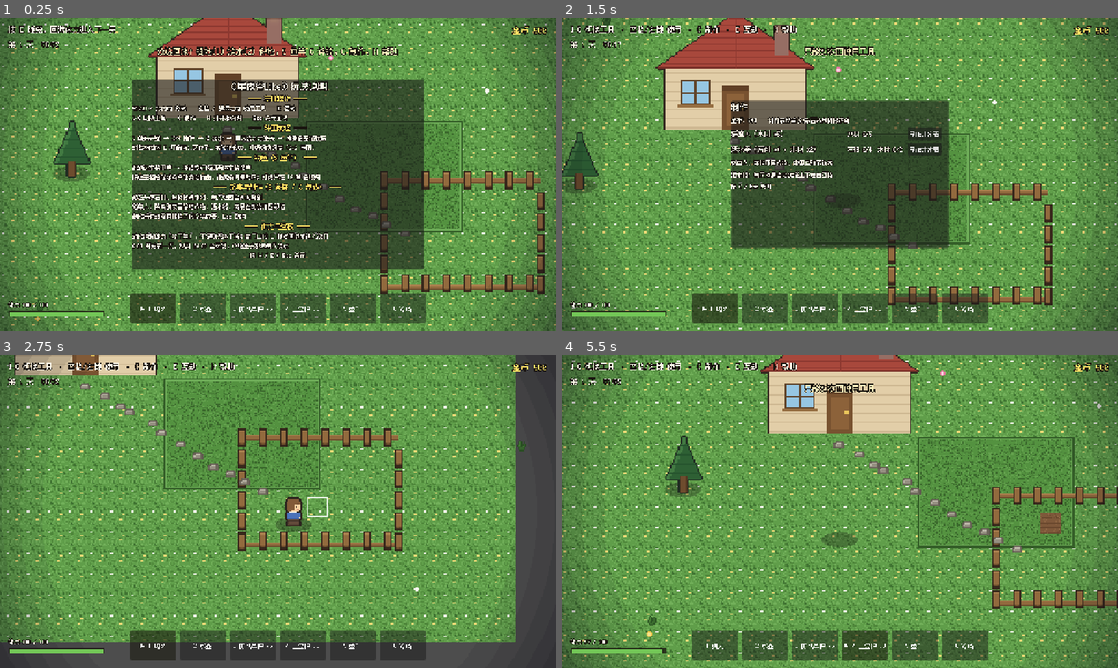
Above: before the commit, frames 1-4 (two rows, left to right).
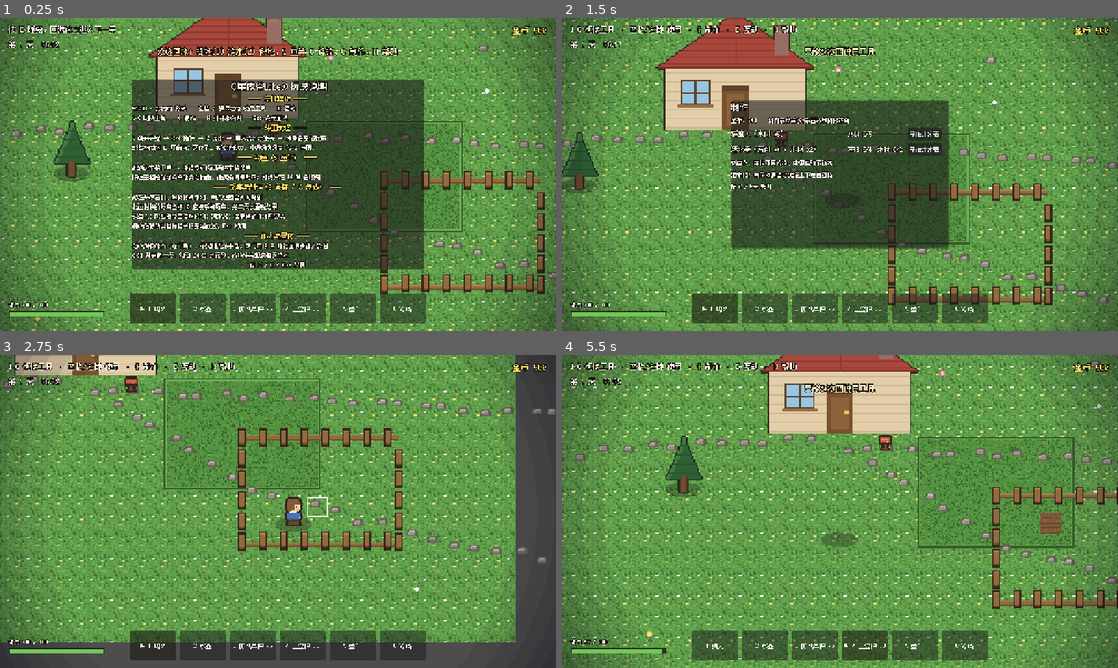
Above: after the commit, the same moments.

Repository: 192aaa/stardew-like
Game: Godot game, scene res://scenes/main.tscn
Same seed, same stepped clock (60 frames per second), same inputs: the game is played once before the commit and once after it.
Inputs (mouse positions are in pixels of both pictures, inside the frame that each line leads up to):
- Up to frame 1 (0.25 s): no input
- Up to frame 2 (1.5 s): move the mouse to (962, 158) at 0.52 s; hold D (move_right) 0.53-1.28 s; hold E (interact) 0.53-1.28 s; click (962, 158) at 0.67 s; move the mouse to (728, 190) at 1.27 s; hold S (move_down) from 1.28 s (still down); tap C (craft) at 1.35 s
- Up to frame 3 (2.75 s): tap E (interact) at 1.55 s; move the mouse to (333, 442) at 2.02 s; release S (move_down) at 2.03 s; hold D (move_right) from 2.03 s (still down); hold E (interact) from 2.03 s (still down)
- Up to frame 4 (5.5 s): move the mouse to (812, 574) at 2.77 s; release D (move_right) at 2.78 s; release E (interact) at 2.78 s; hold W (move_up) 2.78-3.53 s; tap 1 (tool_1) at 2.85 s; click (812, 574) at 2.92 s; tap E (interact) every 0.75 s from 3.05 to 5.3 s; move the mouse to (1006, 558) at 3.52 s; hold 2 (tool_2) 3.53-4.28 s; hold A (move_left) 3.53-5.03 s; tap H (help) at 4.15 s; move the mouse to (673, 464) at 4.27 s; tap 3 (tool_3) at 4.35 s; move the mouse to (867, 511) at 5.02 s; hold S (move_down) from 5.03 s (still down); hold 4 (tool_4) from 5.03 s (still down); click (867, 511) at 5.17 s

The runs differ from the first frame. In frame 1, 16% of the frame differs, in the area x 0-100%, y 0-100%; in frame 2, 16%; in frame 3, 17%; in frame 4, 18%.

Commit message:
扩充地图并新增内容：森林树墙边界、水井、信箱、花田、小路网、野莓采摘

Diff:
--- a/scenes/main.tscn
+++ b/scenes/main.tscn
@@ -21,10 +21,10 @@
 
 [node name="Ground" type="Sprite2D" parent="."]
 texture_repeat = 2
-position = Vector2(-1500, -1000)
+position = Vector2(-1900, -1300)
 texture = ExtResource("5")
 region_enabled = true
-region_rect = Rect2(0, 0, 3000, 2000)
+region_rect = Rect2(0, 0, 3800, 2600)
 
 [node name="Patch1" type="Sprite2D" parent="."]
 position = Vector2(-420, -320)
--- a/scenes/player.tscn
+++ b/scenes/player.tscn
@@ -28,5 +28,9 @@
 
 [node name="Camera" type="Camera2D" parent="."]
 zoom = Vector2(1.5, 1.5)
+limit_left = -1900
+limit_top = -1300
+limit_right = 1900
+limit_bottom = 1300
 position_smoothing_enabled = true
 position_smoothing_speed = 8.0
--- a/scripts/decor.gd
+++ b/scripts/decor.gd
@@ -20,6 +20,11 @@
 const TEX_GLOW := preload("res://assets/glow.png")
 const TEX_GLOW_S := preload("res://assets/glow_small.png")
 const TEX_POND_EDGE := preload("res://assets/pond_edge.png")
+const TEX_WELL := preload("res://assets/well.png")
+const TEX_MAILBOX := preload("res://assets/mailbox.png")
+const TEX_LOG := preload("res://assets/log.png")
+const TEX_STUMP := preload("res://assets/stump.png")
+const TEX_MUSHROOM := preload("res://assets/mushroom.png")
 
 const WATER_FRAMES := [
 	preload("res://assets/water0.png"), preload("res://assets/water1.png"),
@@ -32,6 +37,21 @@
 const SHOP_POS := Vector2(670, -330)
 const POND_RECT := Rect2(560, -60, 240, 160)
 const LAMP_POS := Vector2(524, -374)
+## 扩展区兴趣点：水井 / 信箱 / 花田 / 原木树桩
+const WELL_POS := Vector2(-1300, -320)
+const MAILBOX_POS := Vector2(-590, -396)
+const GARDEN_RECT := Rect2(-1320, 560, 300, 200)
+const LOG_POS := Vector2(-1210, -470)
+const STUMP_POS := Vector2(-1420, -180)
+## 北部野莓丛（Gather 系统负责交互）
+const BUSH_SPOTS := [
+	Vector2(-560, -880), Vector2(-430, -945), Vector2(-295, -865),
+	Vector2(-150, -950), Vector2(-680, -985), Vector2(-30, -830),
+]
+const MUSHROOM_POS := [
+	Vector2(-1090, 320), Vector2(-1180, 760), Vector2(1120, 480),
+	Vector2(1560, -820), Vector2(-1560, -620), Vector2(1340, 900),
+]
 
 const TREES := [
 	Vector2(-1050, -780), Vector2(-900, -350), Vector2(-1000, 400),
@@ -39,6 +59,20 @@
 	Vector2(1050, -750), Vector2(1150, -50), Vector2(900, 350),
 	Vector2(300, 600), Vector2(-1000, 850), Vector2(1200, 800),
 	Vector2(480, -520), Vector2(880, -520),
+	# 扩展区内部树木（北 / 南 / 西 / 东）
+	Vector2(-800, -1120), Vector2(-1250, -1140), Vector2(320, -1150),
+	Vector2(920, -1120), Vector2(-1050, -1080), Vector2(-600, 1120),
+	Vector2(120, 1140), Vector2(820, 1120), Vector2(1420, 1090),
+	Vector2(-1700, 60), Vector2(-1660, 720), Vector2(-1720, -660),
+	Vector2(1700, -240), Vector2(1680, 420),
+]
+
+## 石板小路：门口 → 农田 / 商店 / 水井 / 池塘
+const PATHS := [
+	[Vector2(-660, -395), Vector2(-390, -230)],
+	[Vector2(-636, -388), Vector2(-160, -362), Vector2(420, -348), Vector2(636, -322)],
+	[Vector2(-684, -402), Vector2(-1000, -386), Vector2(-1252, -348)],
+	[Vector2(-390, -230), Vector2(-80, -150), Vector2(300, -90), Vector2(498, -20)],
 ]
 
 const FLOWER_POS := [
@@ -56,7 +90,7 @@
 	Vector2(860, 40), Vector2(620, 140), Vector2(770, 120), Vector2(470, -30),
 ]
 
-var sign_font: SystemFont
+var sign_font: Font
 var _stones: Array[Vector2] = []
 var _wt := 0.0
 var _glow_window: Sprite2D
@@ -65,15 +99,18 @@
 
 
 func _ready() -> void:
-	sign_font = SystemFont.new()
-	sign_font.font_names = PackedStringArray(["Microsoft YaHei", "SimHei", "SimSun"])
+	sign_font = ThemeDB.fallback_font
 	# 小路的石板（固定随机种子，保证每次一致）
 	var rng := RandomNumberGenerator.new()
 	rng.seed = 7
-	for i in 12:
-		var t := i / 11.0
-		_stones.append(Vector2(-660, -395).lerp(Vector2(-390, -230), t)
-				+ Vector2(rng.randf_range(-7, 7), rng.randf_range(-6, 6)))
+	for path in PATHS:
+		for i in path.size() - 1:
+			var a: Vector2 = path[i]
+			var b: Vector2 = path[i + 1]
+			var n := maxi(int(a.distance_to(b) / 34.0), 1)
+			for k in n:
+				_stones.append(a.lerp(b, (k + 0.5) / n)
+						+ Vector2(rng.randf_range(-7, 7), rng.randf_range(-6, 6)))
 	# 树木与投影（橡树 / 松树交替）
 	for i in TREES.size():
 		var p: Vector2 = TREES[i]
@@ -86,7 +123,24 @@
 	for p in LILY_POS:
 		_add_sprite(TEX_LILY, p)
 	_add_sprite(TEX_POND_EDGE, POND_RECT.get_center())
-	# 草丛与石子散布（避开农田/池塘/建筑）
+	# 扩展区：水井 / 信箱 / 原木树桩 / 蘑菇 / 花田花丛
+	_add_sprite(TEX_SHADOW, WELL_POS + Vector2(0, 20))
+	_add_sprite(TEX_WELL, WELL_POS)
+	_add_sprite(TEX_MAILBOX, MAILBOX_POS)
+	_add_sprite(TEX_LOG, LOG_POS)
+	_add_sprite(TEX_STUMP, STUMP_POS)
+	for p in MUSHROOM_POS:
+		_add_sprite(TEX_MUSHROOM, p)
+	for p in BUSH_SPOTS:
+		_add_sprite(TEX_SHADOW, p + Vector2(0, 9))
+	var rng2 := RandomNumberGenerator.new()
+	rng2.seed = 5
+	for i in 14:
+		var fp := Vector2(
+			rng2.randf_range(GARDEN_RECT.position.x + 24, GARDEN_RECT.end.x - 24),
+			rng2.randf_range(GARDEN_RECT.position.y + 24, GARDEN_RECT.end.y - 24))
+		_add_sprite(TEX_FLOWERS, fp, Rect2((i % 4) * 16, 0, 16, 16))
+	# 草丛与石子散布（避开农田/池塘/建筑/新区兴趣点）
 	_scatter_detail()
 	# 夜景：路灯、窗户灯光、萤火虫、炊烟
 	_add_sprite(TEX_LAMP, LAMP_POS)
@@ -98,17 +152,24 @@
 		f.modulate.a = 0.0
 		_fireflies.append(f)
 	_setup_smoke()
-	# 碰撞：房屋、商店、池塘、灯柱、树干、地图边界
+	# 碰撞：房屋、商店、池塘、灯柱、树干、水井、信箱、花田栅栏、地图边界
 	_add_blocker_rect(HOUSE_RECT)
 	_add_blocker_rect(STALL_RECT)
 	_add_blocker_rect(POND_RECT)
 	_add_blocker_circle(LAMP_POS, 6.0)
 	for p in TREES:
 		_add_blocker_circle(p + Vector2(0, 16), 12.0)
-	_add_blocker_rect(Rect2(-1560, -1060, 3120, 60))
-	_add_blocker_rect(Rect2(-1560, 1000, 3120, 60))
-	_add_blocker_rect(Rect2(-1560, -1000, 60, 2060))
-	_add_blocker_rect(Rect2(1500, -1000, 60, 2060))
+	_add_blocker_circle(WELL_POS, 18.0)
+	_add_blocker_circle(MAILBOX_POS, 5.0)
+	_add_blocker_rect(Rect2(GARDEN_RECT.position.x, GARDEN_RECT.position.y + 2, GARDEN_RECT.size.x, 6))
+	_add_blocker_rect(Rect2(GARDEN_RECT.position.x, GARDEN_RECT.end.y - 8, GARDEN_RECT.size.x, 6))
+	_add_blocker_rect(Rect2(GARDEN_RECT.position.x, GARDEN_RECT.position.y, 6, GARDEN_RECT.size.y))
+	_add_blocker_rect(Rect2(GARDEN_RECT.end.x - 6, GARDEN_RECT.position.y, 6, GARDEN_RECT.size.y))
+	# 地图边界（草地 3800x2600，树墙内侧留出通行缓冲）
+	_add_blocker_rect(Rect2(-1960, -1300, 3920, 72))
+	_add_blocker_rect(Rect2(-1960, 1228, 3920, 72))
+	_add_blocker_rect(Rect2(-1900, -1300, 72, 2600))
+	_add_blocker_rect(Rect2(1828, -1300, 72, 2600))
 
 
 func _process(delta: float) -> void:
@@ -133,8 +194,8 @@
 	var rng := RandomNumberGenerator.new()
 	rng.seed = 99
 	var placed := 0
-	while placed < 30:
-		var p := Vector2(rng.randf_range(-1400, 1400), rng.randf_range(-900, 900))
+	while placed < 46:
+		var p := Vector2(rng.randf_range(-1780, 1780), rng.randf_range(-1180, 1180))
 		var blocked := false
 		for z in FARM.ZONES:
 			if z.grow(8).has_point(p):
@@ -142,6 +203,19 @@
 		if POND_RECT.grow(26).has_point(p) or HOUSE_RECT.grow(20).has_point(p) \
 				or STALL_RECT.grow(30).has_point(p) or p.distance_to(DOOR_POS) < 60:
 			blocked = true
+		if GARDEN_RECT.grow(26).has_point(p) or p.distance_to(WELL_POS) < 70 \
+				or p.distance_to(MAILBOX_POS) < 40 or p.distance_to(LOG_POS) < 44 \
+				or p.distance_to(STUMP_POS) < 40:
+			blocked = true
+		for b in BUSH_SPOTS:
+			if p.distance_to(b) < 56:
+				blocked = true
+		for t in TREES:
+			if p.distance_to(t) < 64:
+				blocked = true
+		for s in _stones:
+			if s.distance_to(p) < 26:
+				blocked = true
 		if not blocked:
 			var tex := TEX_TUFT if rng.randf() < 0.72 else TEX_STONE
 			_add_sprite(tex, p)
@@ -217,8 +291,10 @@
 
 
 func _draw() -> void:
+	_draw_forest_wall()
 	for z in FARM.ZONES:
 		_draw_fence(z)
+	_draw_fence(GARDEN_RECT)
 	_draw_path()
 	draw_texture_rect(TEX_HOUSE, Rect2(-784, -594, 248, 184), false)
 	draw_texture_rect(TEX_STALL, Rect2(STALL_RECT.position, STALL_RECT.size), false)
@@ -249,3 +325,22 @@
 func _draw_path() -> void:
 	for s in _stones:
 		draw_texture_rect(TEX_STONE, Rect2(s.x - 8, s.y - 5, 16, 10), false)
+
+
+## 地图四周的森林树墙（纯绘制，实际阻挡靠边界碰撞矩形）
+func _draw_forest_wall() -> void:
+	var rng := RandomNumberGenerator.new()
+	rng.seed = 4242
+	var i := 0
+	for x in range(-1876, 1877, 52):
+		_wall_tree(Vector2(x + rng.randf_range(-9, 9), -1248 + rng.randf_range(-7, 7)), i)
+		_wall_tree(Vector2(x + rng.randf_range(-9, 9), 1248 + rng.randf_range(-7, 7)), i + 1)
+		i += 2
+	for y in range(-1244, 1245, 52):
+		_wall_tree(Vector2(-1852 + rng.randf_range(-7, 7), y + rng.randf_range(-9, 9)), i)
+		_wall_tree(Vector2(1852 + rng.randf_range(-7, 7), y + rng.randf_range(-9, 9)), i + 1)
+		i += 2
+
+
+func _wall_tree(p: Vector2, i: int) -> void:
+	draw_texture_rect(TEX_PINE if i % 2 == 1 else TEX_TREE, Rect2(p.x - 32, p.y - 48, 64, 96), false)
--- a/scripts/game.gd
+++ b/scripts/game.gd
@@ -20,6 +20,7 @@
 const MATERIALS := {
 	"wood": {"name": "木材", "sell": 8},
 	"stone": {"name": "石料", "sell": 12},
+	"berry": {"name": "野莓", "sell": 25},
 }
 
 ## 制作配方
@@ -35,8 +36,8 @@
 var day := 1
 var seeds := {"parsnip": 5, "potato": 0}
 var harvest := {"parsnip": 0, "potato": 0}
-## 背包：木材/石料/鱼
-var items := {"wood": 0, "stone": 0, "smelt": 0, "perch": 0, "trout": 0}
+## 背包：木材/石料/野莓/鱼
+var items := {"wood": 0, "stone": 0, "berry": 0, "smelt": 0, "perch": 0, "trout": 0}
 
 ## 体力与工具等级（2 = 铜，3x3 范围）
 var stamina := 100.0
--- a/scripts/gather.gd
+++ b/scripts/gather.gd
@@ -3,6 +3,8 @@
 
 const TEX_ROCK := preload("res://assets/boulder.png")
 const TEX_BRANCH := preload("res://assets/branch.png")
+const TEX_BUSH_BERRY := preload("res://assets/bush_berry.png")
+const TEX_BUSH_PLAIN := preload("res://assets/bush_plain.png")
 const FARM := preload("res://scripts/farm.gd")
 const DECOR := preload("res://scripts/decor.gd")
 
@@ -10,15 +12,47 @@
 
 ## 对象：{kind: "rock"/"branch", pos, hp, spr}
 var _objs: Array = []
+## 野莓丛：{pos, picked, spr}
+var _bushes: Array = []
 
 
 func _ready() -> void:
+	for p in DECOR.BUSH_SPOTS:
+		var spr := Sprite2D.new()
+		spr.texture = TEX_BUSH_BERRY
+		spr.position = p
+		add_child(spr)
+		_bushes.append({"pos": p, "picked": false, "spr": spr})
 	_spawn(4)
 
 
-## 每天清晨补充刷新
+## 每天清晨补充刷新；野莓重新结果
 func spawn_daily() -> void:
 	_spawn(3 + randi() % 3)
+	for b in _bushes:
+		if b.picked:
+			b.picked = false
+			b.spr.texture = TEX_BUSH_BERRY
+
+
+## 附近是否有可摘的野莓丛
+func near_bush(p: Vector2) -> bool:
+	for b in _bushes:
+		if not b.picked and (b.pos as Vector2).distance_to(p) < 48.0:
+			return true
+	return false
+
+
+## 摘野莓：返回颗数（0 = 附近没有可摘的）
+func pick_berry(p: Vector2) -> int:
+	for b in _bushes:
+		if not b.picked and (b.pos as Vector2).distance_to(p) < 48.0:
+			b.picked = true
+			b.spr.texture = TEX_BUSH_PLAIN
+			var n := 1 + (1 if randf() < 0.35 else 0)
+			Game.add_item("berry", n)
+			return n
+	return 0
 
 
 func _spawn(n: int) -> void:
@@ -38,7 +72,7 @@
 
 func _find_spot() -> Vector2:
 	for attempt in 24:
-		var p := Vector2(randf_range(-1400.0, 1400.0), randf_range(-880.0, 880.0))
+		var p := Vector2(randf_range(-1700.0, 1700.0), randf_range(-1120.0, 1120.0))
 		if _free(p):
 			return p
 	return Vector2.INF
@@ -54,6 +88,15 @@
 		return false
 	if p.distance_to(DECOR.SHOP_POS) < 90.0 or p.distance_to(DECOR.LAMP_POS) < 46.0:
 		return false
+	if p.distance_to(DECOR.WELL_POS) < 80.0 or p.distance_to(DECOR.MAILBOX_POS) < 46.0:
+		return false
+	if p.distance_to(DECOR.LOG_POS) < 44.0 or p.distance_to(DECOR.STUMP_POS) < 44.0:
+		return false
+	if DECOR.GARDEN_RECT.grow(28).has_point(p):
+		return false
+	for b in DECOR.BUSH_SPOTS:
+		if p.distance_to(b) < 64.0:
+			return false
 	for t in DECOR.TREES:
 		if p.distance_to(t) < 72.0:
 			return false
--- a/scripts/main.gd
+++ b/scripts/main.gd
@@ -146,6 +146,9 @@
 			_toggle_shop(false)
 		elif craft_open:
 			_toggle_craft(false)
+		elif gather.pick_berry(player.position) > 0:
+			player.pop()
+			_toast("摘到了野莓！已放进背包，明天会再结果")
 		elif player.position.distance_to(decor.SHOP_POS) < 90.0:
 			_toggle_shop(true)
 		elif player.position.distance_to(decor.DOOR_POS) < 80.0 and not sleeping:
@@ -736,6 +739,7 @@
 	])
 	_help_section(vb, "采集与制作（6 斧镐 / C 制作）", [
 		"敲石头得石料、敲树枝得木材，每天地图会补充刷新",
+		"北边树林的野莓丛按 E 直接采摘野莓，第二天会重新结果",
 		"稻草人：防乌鸦夜里偷吃作物；洒水器：清晨自动浇灌四邻格",
 		"制作后移动到目标格子按空格放置，Esc 取消",
 	])
@@ -924,6 +928,8 @@
 		txt = "按 E 打开商店"
 	elif player.position.distance_to(decor.DOOR_POS) < 80.0:
 		txt = "按 E 睡觉，回满体力进入下一天"
+	elif gather.near_bush(player.position):
+		txt = "野莓熟了：按 E 采摘，第二天会再结果"
 	elif decor.POND_RECT.grow(30.0).has_point(player.position):
 		txt = "水边适合钓鱼：5 甩竿 · 咬钩后再按空格"
 	else:
Binary file added: assets/bush_berry.png
Not shown, added: assets/bush_berry.png.import
Binary file added: assets/bush_plain.png
Not shown, added: assets/bush_plain.png.import
Binary file added: assets/log.png
Not shown, added: assets/log.png.import
Binary file added: assets/mailbox.png
Not shown, added: assets/mailbox.png.import
Binary file added: assets/mushroom.png
Not shown, added: assets/mushroom.png.import
Binary file added: assets/stump.png
Not shown, added: assets/stump.png.import
(and 4 more such lines)
